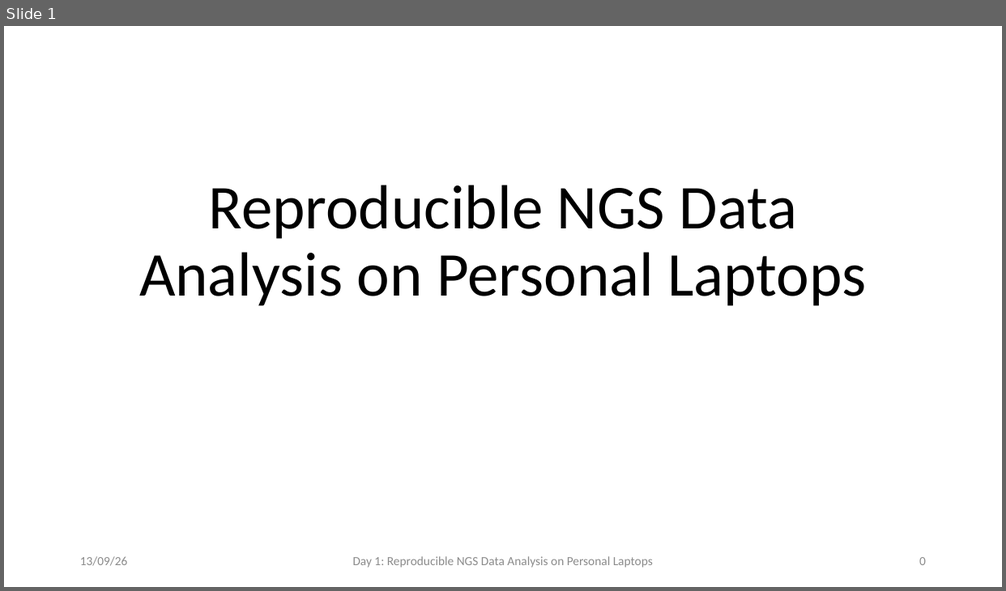
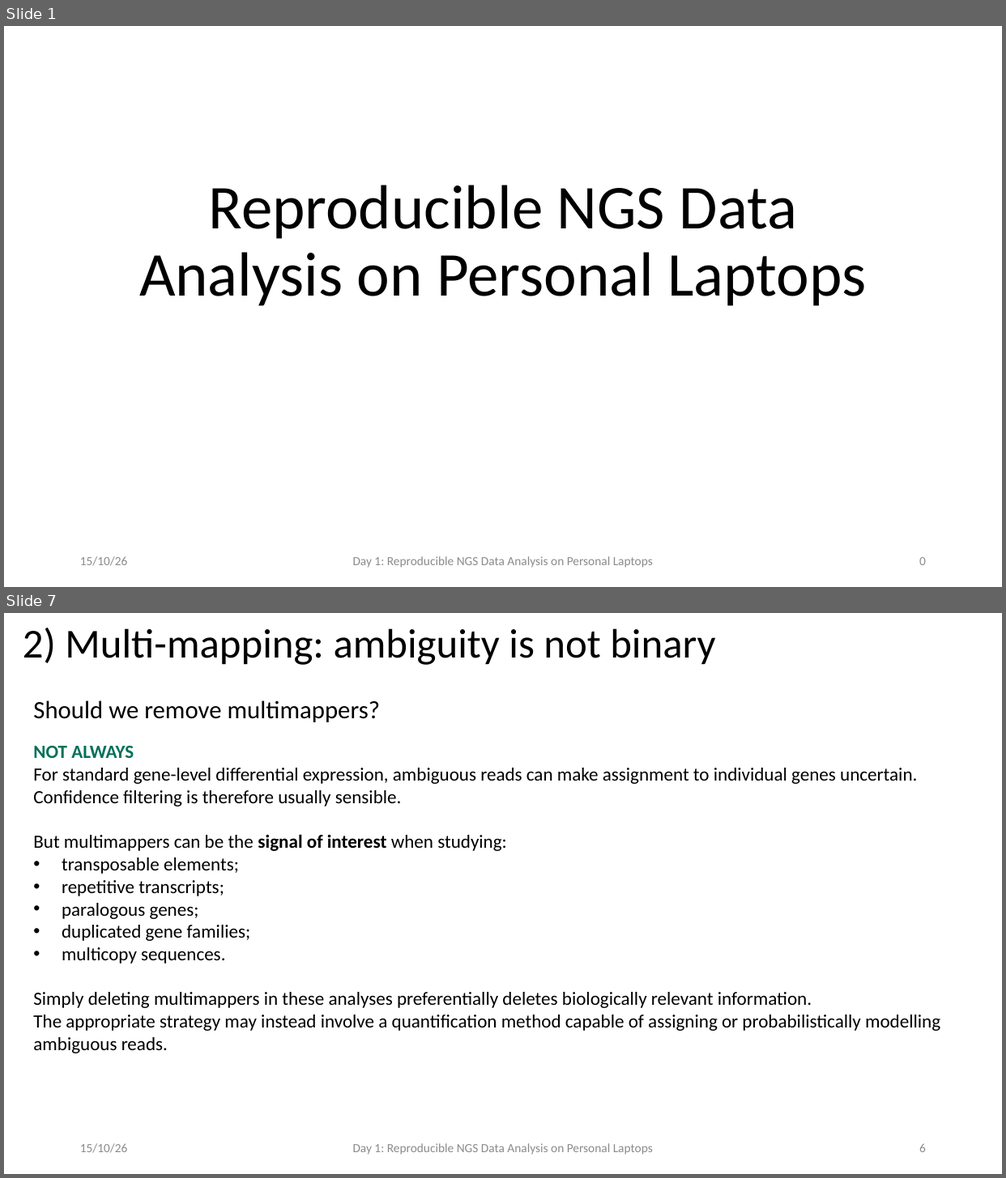
Before and after one commit to fgualdr/reproducible-ngs-workshop, a slide deck: power_point/Day4.pptx. Shown one above the other, each under a label of ours: slide 1 before the commit, slides 1 and 7 after it; the slides between them are not shown. The pictures are 1006x591 and 1006x1178 pixels, drawn with LibreOffice and Linux fonts; fonts in the diff are those of the drawing. Boxes give left, top, right and bottom in pixels: in the first picture for what was removed or moved away, otherwise in the second. Text is boxed around its words. In the diff, an @@ line names an element or a change of style, - is before the commit and + after.

```diff
--- a/power_point/Day4.pptx
+++ b/power_point/Day4.pptx
@@ slide 7 added at [4, 613, 1002, 1174], background #FFFFFF @@
@@ title added at [23, 628, 715, 665], 39.6 pt, text #000000 @@
+2) Multi-mapping: ambiguity is not binary
@@ text added at [33, 700, 381, 722], 24 pt, text #000000 @@
+Should we remove multimappers?
@@ text added at [33, 746, 940, 1054], 18 pt, text #000000 @@
+NOT ALWAYS
+For standard gene-level differential expression, ambiguous reads can make assignment to individual genes uncertain.
+Confidence filtering is therefore usually sensible.
+But multimappers can be the signal of interest when studying:
+• transposable elements;
+• repetitive transcripts;
+• paralogous genes;
+• duplicated gene families;
+• multicopy sequences.
+Simply deleting multimappers in these analyses preferentially deletes biologically relevant information.
+The appropriate strategy may instead involve a quantification method capable of assigning or probabilistically modelling ambiguous reads.
@@ text added at [80, 1144, 128, 1153], 12 pt, text #8C8C8C @@
+15/10/26
@@ text added at [353, 1144, 653, 1155], 12 pt, text #8C8C8C @@
+Day 1: Reproducible NGS Data Analysis on Personal Laptops
@@ page number added at [919, 1144, 926, 1152], 12 pt, text #8C8C8C @@
+6
@@ slide 1 changed as well @@
@@ text at [80, 557, 128, 566]: text changed @@
-13/09/26
+15/10/26
```
Also in this commit, not shown: 9 other slides added, 19 other files.
